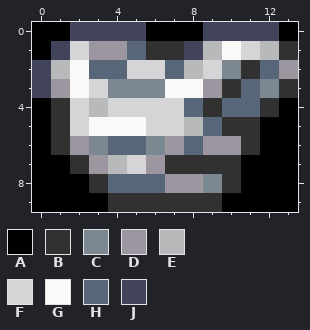
Two states of a pixel-art sprite, Vampire-Survivor/ContentsResources/Image/UI/ArmorSprite.png. Above, as it was before the edit.
The file is 14x10 pixels.
Palette (. is transparent): A #000000  B #323131  C #7b8791  D #9c96a1  E #b7b9ba  F #d5d5d8  G #fbf9f7  H #58667a  J #41445a
Pixels before, first column x 0:
 0 AAJJJJAAAJJJJA
 1 AJFDDHBBJEGFEB
 2 JEGHHFFHEFCBHD
 3 JDGFCCCGGDBHCB
 4 ABFEFFFFHBHHBA
 5 ABFGGGFFEHBBAA
 6 ABDCHHCDHDDBAA
 7 AABDEFDBBBBAAA
 8 AAABHHHDDCBAAA
 9 AAAABBBBBBAAAA
After the commit:
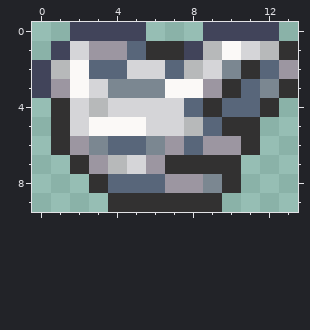
Edits made:
The edit erases colour A in row 0 at x 0 to 1, 6 to 8 and 13; in row 1 at x 0; in row 4 at x 0 and 13; in rows 5 to 6 at x 0 and 12 to 13; in row 7 at x 0 to 1 and 11 to 13; in row 8 at x 0 to 2 and 11 to 13.
The edit erases colour A in row 9 at x 0 to 3 and 10 to 13.
Where, in picture pixels (left, top, right, bottom), the same in both pictures:
erased: (32, 22, 108, 212)
erased: (146, 22, 203, 41)
erased: (222, 22, 298, 212)
